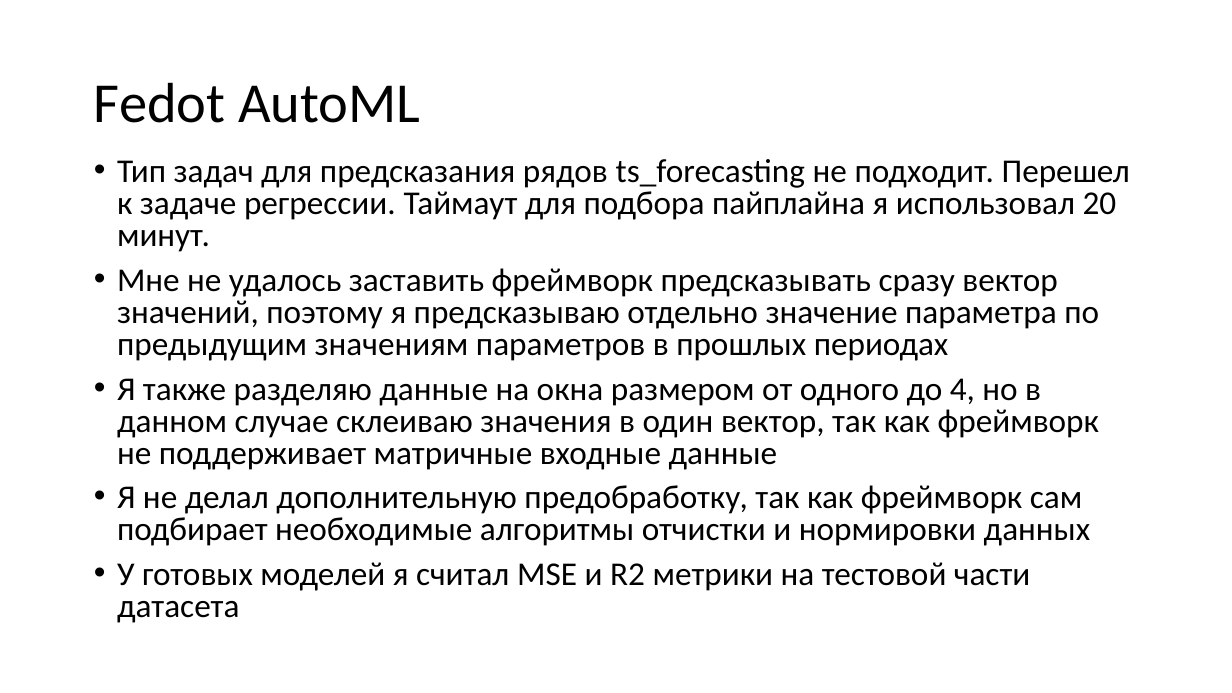
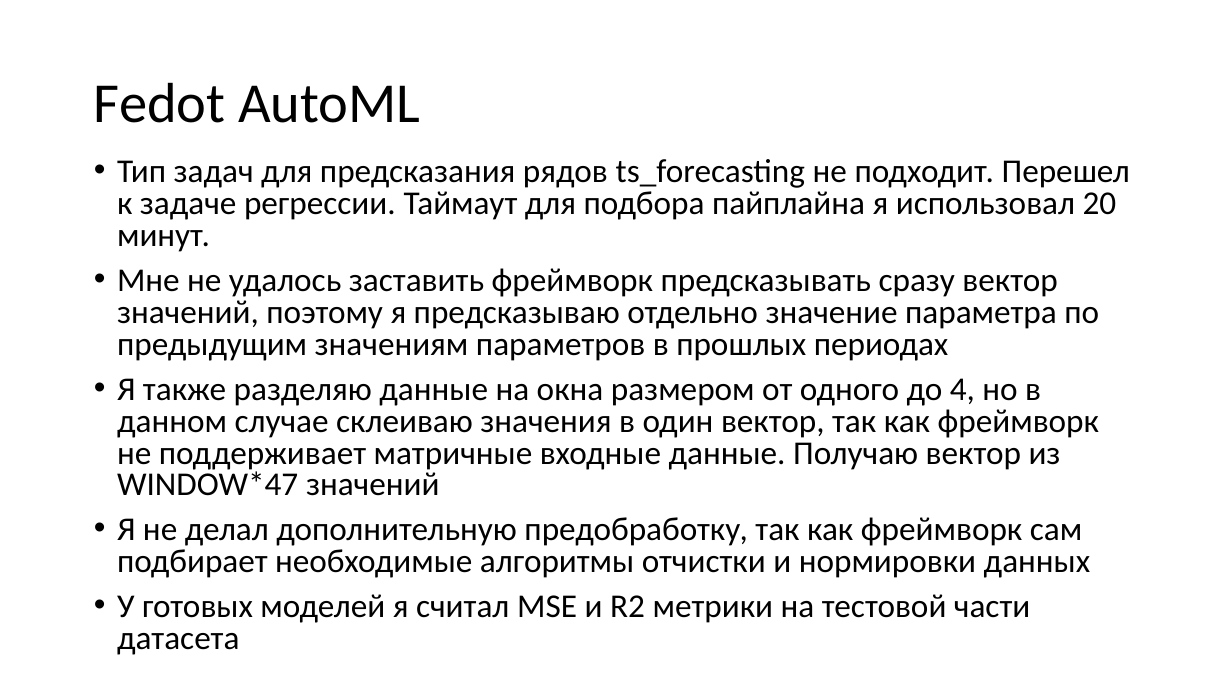
Before and after one commit to geniusserg/CovidPredict, a slide deck: slide 8 of docs/Отчет по НИР December.pptx (slide 7 before the commit). Drawn at 1232x693 pixels with LibreOffice and Linux fonts; fonts in the diff are those of the drawing. Boxes give left, top, right and bottom in pixels: in the first picture for what was removed or moved away, otherwise in the second. Text is boxed around its words. In the diff, an @@ line names an element or a change of style, - is before the commit and + after.

```diff
--- a/docs/Отчет по НИР December.pptx
+++ b/docs/Отчет по НИР December.pptx
@@ text at (117,378,1099,496): text changed @@
-• Я также разделяю данные на окна размером от одного до 4, но в данном случае склеиваю значения в один вектор, так как фреймворк не поддерживает матричные входные данные
+• Я также разделяю данные на окна размером от одного до 4, но в данном случае склеиваю значения в один вектор, так как фреймворк не поддерживает матричные входные данные. Получаю вектор из WINDOW*47 значений
```
Also in this commit, not shown: 3 other slides changed, 6 slides added, 2 slides removed, 6 other files.
